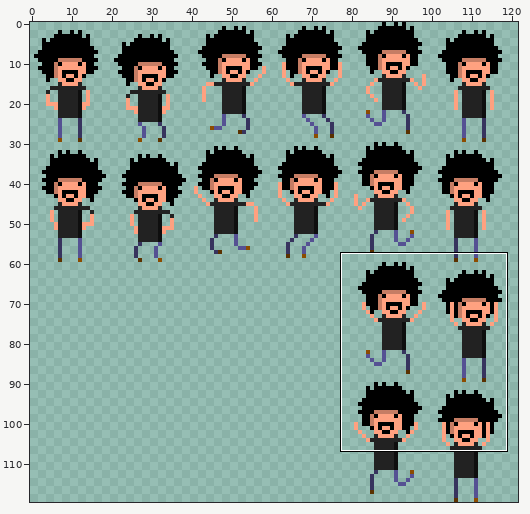
Sprite sheet: game/new/playersprite2.png. Above, an overview of the earlier version with the close-up marked.
Close-up. Before:
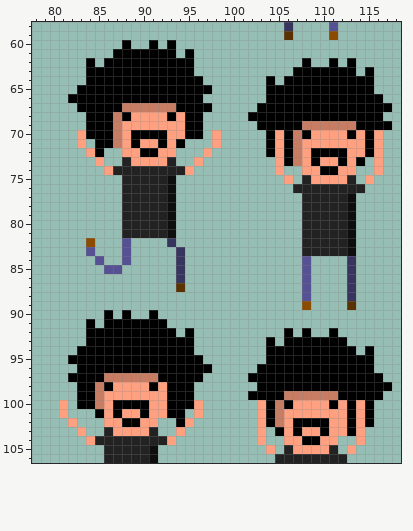
The file is 180x120 pixels. Shown: x 78..118, y 58..106. The wide view leaves out empty margins.
New version:
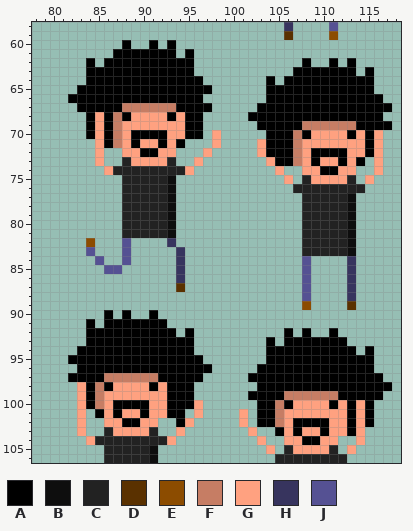
Palette (. is transparent): A #000000  B #0e0e0e  C #222222  D #5a3100  E #8c4c00  F #c67d64  G #ffa180  H #37345e  J #555193
Author's note on the commit: More flailing of the arms
What changed:
Changed rows in their new state; - is an unchanged pixel.
first column x 83:
 68 --G--------------------
 69 --G--------------------
 70 .-G-------------------A
 71 .-G-----------------G-A
 72 -.G-----------------G-A
 73 ---------------------GA
first column x 81:
 98 --G--------------------
 99 --G--------------------
100 .-G-------------------A
101 .-G-----------------G-A
102 -.G-----------------G-A
103 ---------------------G.
